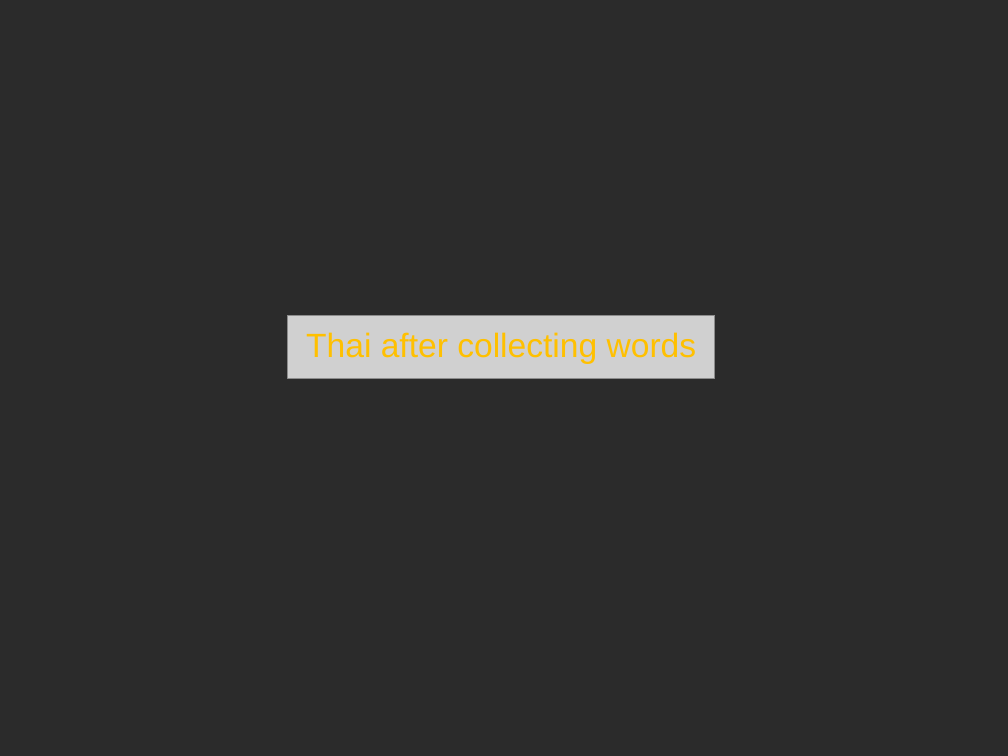
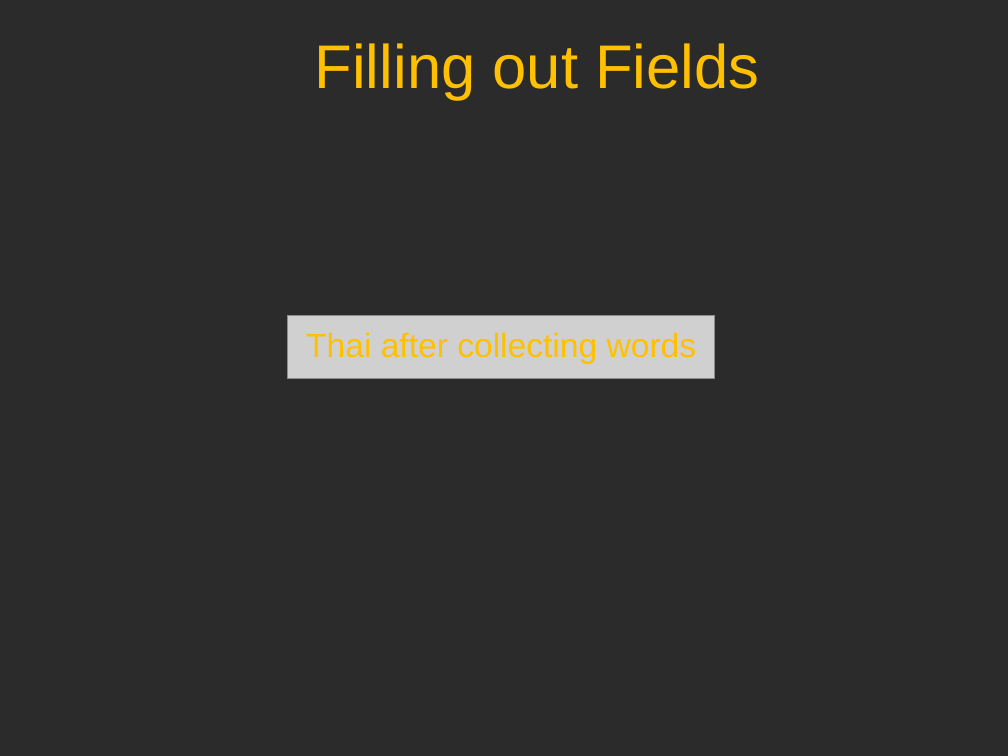
Before and after one commit to sillsdev/wesay, a slide deck: slide 7 of Presentations/CTC2006/V1.ppt (slide 5 before the commit). Drawn at 1008x756 pixels with LibreOffice and Linux fonts; fonts in the diff are those of the drawing; grey boxes stand for pictures; background and template pictures are left out; a plain dark background stands for a picture behind light text. Boxes give left, top, right and bottom in pixels: in the first picture for what was removed or moved away, otherwise in the second. Text is boxed around its words. In the diff, an @@ line names an element or a change of style, - is before the commit and + after.

```diff
--- a/Presentations/CTC2006/V1.ppt
+++ b/Presentations/CTC2006/V1.ppt
@@ title added at [315,43,759,100], 44 pt, text #FFC000 @@
+Filling out Fields
```
Also in this commit, not shown: 12 other slides changed, 3 slides added, 1 slide removed.
